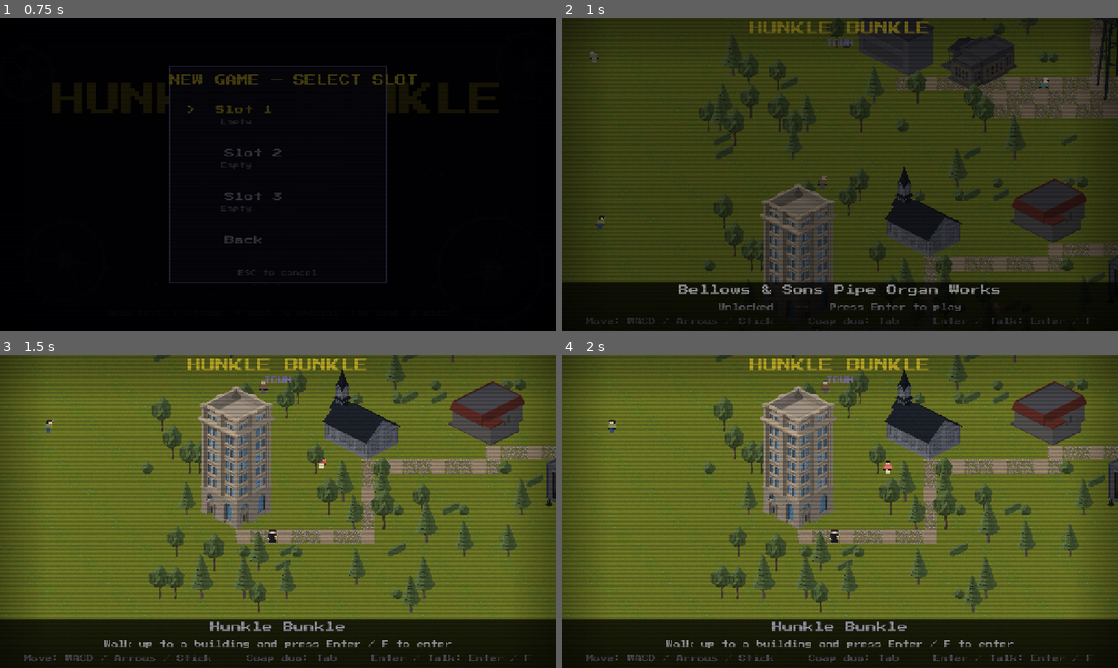
Above: before the commit, frames 1-4 (two rows, left to right).
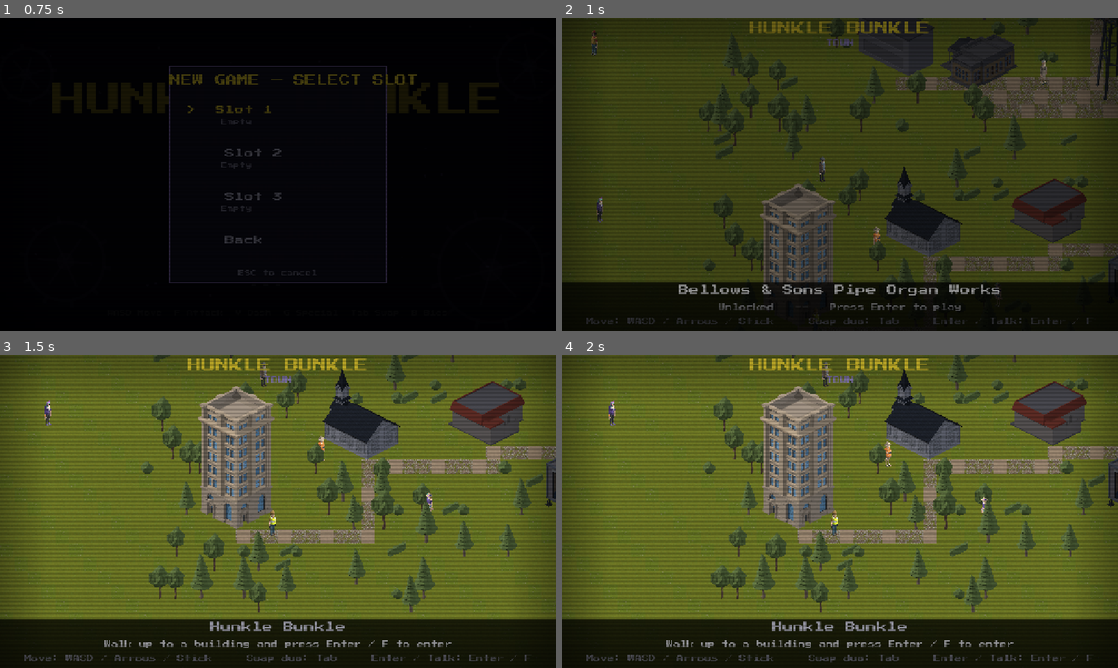
Above: after the commit, the same moments.

Repository: dougreichard/rpg_game
Game: Godot game, scene res://scenes/ui/TitleScreen.tscn
The game is run twice, just before and just after one commit, with the same random seed, the same clock (stepped at 60 frames per second) and the same inputs.
Inputs (mouse positions are in pixels of both pictures, inside the frame that each line leads up to):
- Up to frame 1 (0.75 s): tap Enter (ui_accept) at 0.5 s; move the mouse to (400, 158) at 0.52 s; hold D (move_right) from 0.53 s (still down); hold Enter (ui_accept) from 0.53 s (still down); click (400, 158) at 0.67 s
- Up to frame 2 (1 s): keep holding D (move_right); keep holding Enter (ui_accept)
- Up to frame 3 (1.5 s): release D (move_right) at 1.25 s; release Enter (ui_accept) at 1.25 s; drag from (166, 527) to (250, 574) at 1.27 s
- Up to frame 4 (2 s): no input

Frame 1 is identical in both runs. In frame 2, 0.4% of the frame differs, in the area x 5-88%, y 4-96%; in frame 3, 0.4%; in frame 4, 0.4%, in the area x 8-77%, y 2-60%.

Commit message:
Overworld characters: Synty CityCharacter billboards
Replace the placeholder duo + 12 town NPC sprites with Synty City
Characters rendered as front-3/4 billboards.

- CityCharacters has no animation clips, so render static posed billboards:
  render_character.py isolates each mesh from the shared-armature binary
  FBX, poses arms-down + slight stride, renders front 3/4 (az225/el30).
- 17 billboards (5 leads + 12 NPCs) -> assets/art/synty/characters/.
- overworld_map.gd: _billboard_frames() maps idle/walk anims to the single
  billboard so overworld_player/town_npc work unchanged; _apply_billboard
  scales + feet-anchors for y-sort. Falls back to PIL sheets when absent.

Co-Authored-By: Claude Opus 4.8 <noreply@anthropic.com>

Diff:
--- a/scripts/overworld/overworld_map.gd
+++ b/scripts/overworld/overworld_map.gd
@@ -114,6 +114,13 @@
 ]
 # Percent of eligible (free, near-town) grass tiles that receive a prop.
 const SCATTER_DENSITY: int = 14
+
+# Synty character billboards (CityCharacters, posed + rendered front-3/4). One
+# PNG per lead (lowercase name) or town NPC (quest_id). When present it replaces
+# the PIL sheet; the billboard is a single pose shown for every facing (flip_h
+# conveys left/right). See docs/synty_2_5d_art_plan.md.
+const CHAR_DIR: String = "res://assets/art/synty/characters/"
+const CHAR_TARGET_H: float = 58.0  # on-screen character height in px (~1.8 tiles)
 
 const LOCS: Array = [
 	{
@@ -482,7 +489,7 @@
 
 	_active_player = PlayerScript.new()
 	add_child(_active_player)
-	_active_player.setup(_load_player_frames(active_name), _player_sprite_scale(active_name), active_name)
+	_setup_duo_visual(_active_player, active_name)
 	_active_player.global_position = spawn
 	_active_player.mode = PlayerScript.Mode.ACTIVE
 
@@ -495,7 +502,7 @@
 		var standby_name: String = String(names[1]).capitalize()
 		_standby_player = PlayerScript.new()
 		add_child(_standby_player)
-		_standby_player.setup(_load_player_frames(standby_name), _player_sprite_scale(standby_name), standby_name)
+		_setup_duo_visual(_standby_player, standby_name)
 		_standby_player.global_position = spawn + Vector2(-TILE, 0.0)
 		_standby_player.mode = PlayerScript.Mode.FOLLOW
 		_inventory_overlay.call("setup", active_name, standby_name)
@@ -517,6 +524,41 @@
 	if SpriteLoader.try_load_player(character_name) != null:
 		return SpriteLoader.PLAYER_SPRITE_SCALE
 	return 1.0
+
+# Returns the Synty character billboard texture for a lead name / NPC quest_id,
+# or null if none exists (caller falls back to the PIL sheet / placeholder).
+func _char_billboard_tex(key: String) -> Texture2D:
+	var path: String = CHAR_DIR + key.to_lower() + ".png"
+	return load(path) if ResourceLoader.exists(path) else null
+
+# SpriteFrames whose idle + directional-walk anims all point at the single 3/4
+# billboard, so overworld_player / town_npc (which play those anims + flip_h)
+# work unchanged.
+func _billboard_frames(tex: Texture2D) -> SpriteFrames:
+	var sf := SpriteFrames.new()
+	sf.remove_animation("default")
+	for anim: String in ["idle", "walk_down", "walk_up", "walk_right"]:
+		sf.add_animation(anim)
+		sf.set_animation_loop(anim, true)
+		sf.add_frame(anim, tex)
+	return sf
+
+# Configure an overworld_player/town_npc AnimatedSprite2D as a feet-anchored
+# billboard sprite: scaled to CHAR_TARGET_H and offset so the feet sit at the
+# node origin (matching the building/prop ground anchoring for y-sort).
+func _apply_billboard(spr: AnimatedSprite2D, tex: Texture2D) -> void:
+	spr.scale = Vector2.ONE * (CHAR_TARGET_H / float(tex.get_height()))
+	spr.offset = Vector2(0.0, -tex.get_height() / 2.0)
+
+# Set up a duo member's sprite: Synty billboard if one exists, else the existing
+# PIL sheet / placeholder.
+func _setup_duo_visual(player, display_name: String) -> void:
+	var tex: Texture2D = _char_billboard_tex(display_name)
+	if tex != null:
+		player.setup(_billboard_frames(tex), 1.0, display_name)
+		_apply_billboard(player.sprite, tex)
+	else:
+		player.setup(_load_player_frames(display_name), _player_sprite_scale(display_name), display_name)
 
 # NPC_DATA_2 entries may carry a "requires_flag" ({location, flag}) -- those
 # townsfolk represent characters "freed" by a secret-passage discovery
@@ -536,13 +578,18 @@
 		var npc = NpcScript.new()
 		add_child(npc)
 		var home: Vector2 = Vector2(_grid(Vector2i(data["home"]))) * TILE + Vector2(TILE / 2.0, TILE / 2.0)
-		var npc_key: String = data["name"].to_lower()
-		var npc_frames: SpriteFrames = SpriteLoader.try_load_npc(npc_key)
-		var npc_scale: float = SpriteLoader.NPC_SPRITE_SCALE if npc_frames != null else 1.0
-		if npc_frames == null:
-			npc_frames = PlaceholderArt.make_player_frames(data["color"], "")
-		npc.setup(npc_frames, home, data["name"], data["quest_id"], data["color"])
-		npc.sprite.scale = Vector2(npc_scale, npc_scale)
+		var bb_tex: Texture2D = _char_billboard_tex(data["quest_id"])
+		if bb_tex != null:
+			npc.setup(_billboard_frames(bb_tex), home, data["name"], data["quest_id"], data["color"])
+			_apply_billboard(npc.sprite, bb_tex)
+		else:
+			var npc_key: String = data["name"].to_lower()
+			var npc_frames: SpriteFrames = SpriteLoader.try_load_npc(npc_key)
+			var npc_scale: float = SpriteLoader.NPC_SPRITE_SCALE if npc_frames != null else 1.0
+			if npc_frames == null:
+				npc_frames = PlaceholderArt.make_player_frames(data["color"], "")
+			npc.setup(npc_frames, home, data["name"], data["quest_id"], data["color"])
+			npc.sprite.scale = Vector2(npc_scale, npc_scale)
 		var bubble_txt: Dictionary = NPC_BUBBLE_TEXT.get(data["quest_id"], {})
 		if not bubble_txt.is_empty():
 			npc.setup_bubble(bubble_txt["pre"], bubble_txt["post"])
Binary file added: assets/art/synty/characters/agnes.png
Not shown, added: assets/art/synty/characters/agnes.png.import
Binary file added: assets/art/synty/characters/ambrose.png
Not shown, added: assets/art/synty/characters/ambrose.png.import
Binary file added: assets/art/synty/characters/ben.png
Not shown, added: assets/art/synty/characters/ben.png.import
Binary file added: assets/art/synty/characters/clara.png
Not shown, added: assets/art/synty/characters/clara.png.import
Binary file added: assets/art/synty/characters/dottie.png
Not shown, added: assets/art/synty/characters/dottie.png.import
Binary file added: assets/art/synty/characters/erin.png
Not shown, added: assets/art/synty/characters/erin.png.import
(and 23 more such lines)
